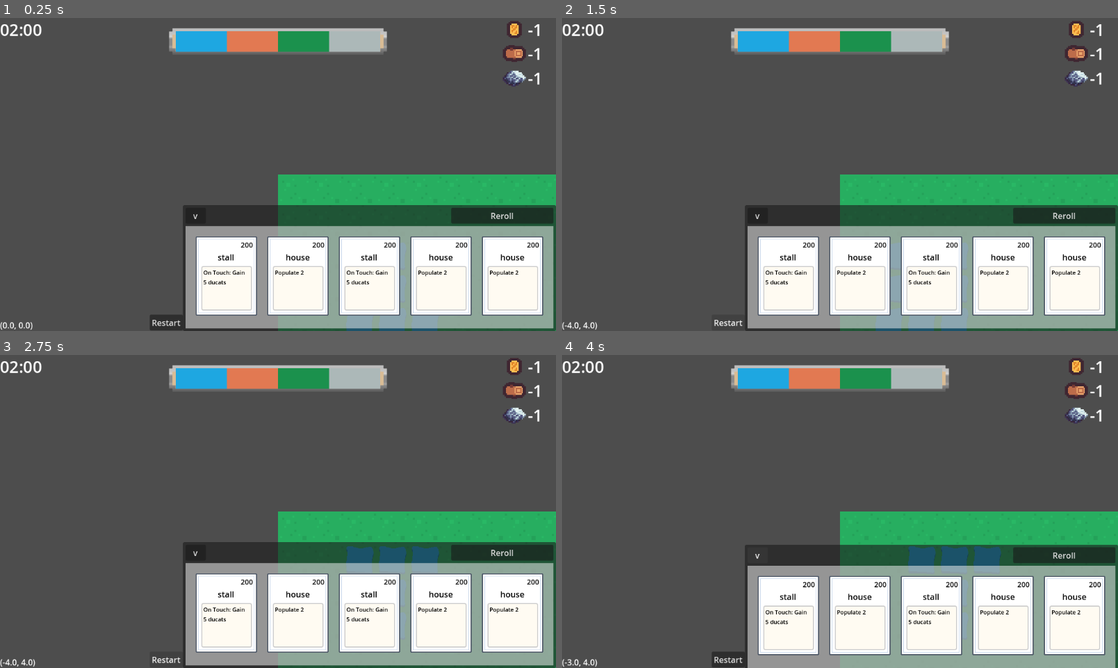
Above: before the commit, frames 1-4 (two rows, left to right).
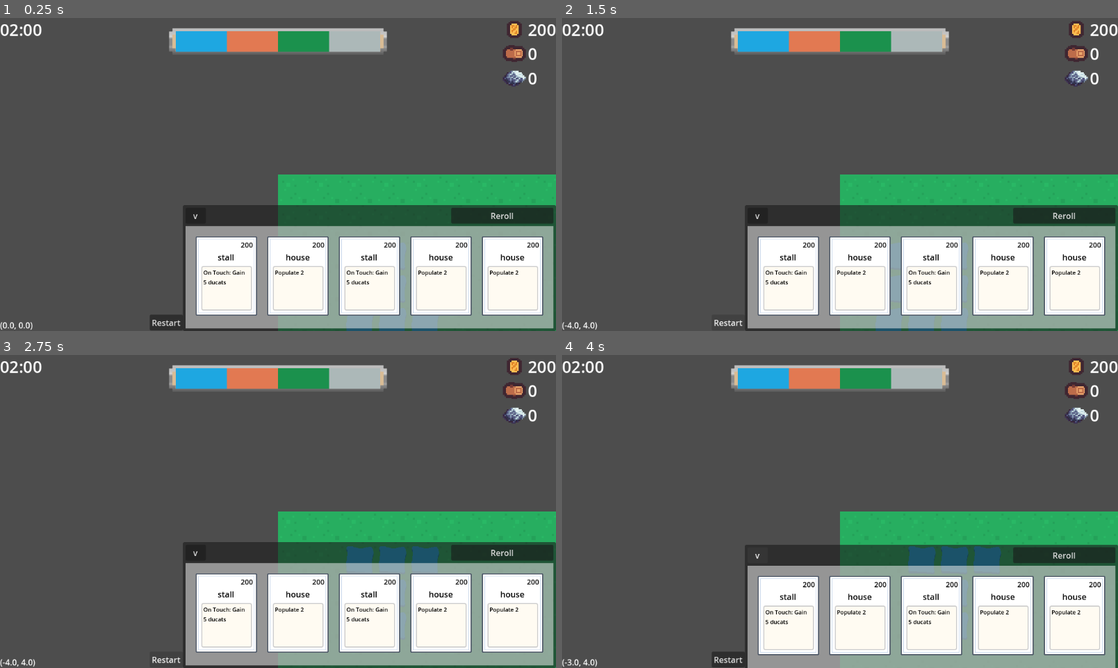
Above: after the commit, the same moments.

Repository: KieranGliver/first-to-bleed
Game: Godot game, scene res://scenes/gm.tscn
Two runs of this game, one before a commit and one after it. Both use one fixed random seed, a clock stepped at 60 frames per second and the inputs below. This scene is started directly instead of the project's main scene.
Inputs:
- Up to frame 1 (0.25 s): no input
- Up to frame 2 (1.5 s): click "Restart" at 0.5 s; click "Restart" at 1.25 s
- Up to frame 3 (2.75 s): click "Restart" at 2 s
- Up to frame 4 (4 s): click "v" at 2.75 s; click "^" at 3.5 s

The runs differ from the first frame. In frame 1, 0.2% of the frame differs, in the area x 95-100%, y 2-22%; in frame 2, 0.2%; in frame 3, 0.2%; in frame 4, 0.2%.
Error in both runs: Attempt to call function 'list_dir_begin' in base 'null instance' on a null instance. (res://Scripts/Autoload/file_explorer.gd:8)

Commit message:
Large game update

Diff:
--- a/scenes/store.tscn
+++ b/scenes/store.tscn
@@ -49,18 +49,21 @@
 layout_mode = 2
 size_flags_horizontal = 3
 focus_mode = 0
+autowrap_mode = 3
 script = ExtResource("2_lkwxl")
 
 [node name="ShopButton2" type="Button" parent="CanvasLayer/UI/MarginContainer/VBoxContainer/HBoxContainer"]
 layout_mode = 2
 size_flags_horizontal = 3
 focus_mode = 0
+autowrap_mode = 3
 script = ExtResource("2_lkwxl")
 
 [node name="ShopButton3" type="Button" parent="CanvasLayer/UI/MarginContainer/VBoxContainer/HBoxContainer"]
 layout_mode = 2
 size_flags_horizontal = 3
 focus_mode = 0
+autowrap_mode = 3
 script = ExtResource("2_lkwxl")
 
 [node name="Reroll" type="Button" parent="CanvasLayer/UI/MarginContainer/VBoxContainer"]
--- a/scripts/Buildings/building.gd
+++ b/scripts/Buildings/building.gd
@@ -22,7 +22,7 @@
 func _ready() -> void:
 	map_manager.update_connections(self)
 	if data.keywords.has(Data.BuildingKeyword.POPULATE):
-		var coords = map_manager.local_to_map(map_manager.to_local(global_position))
+		coords = map_manager.local_to_map(map_manager.to_local(global_position))
 		map_manager.spawn_pleb(coords, team, pop_val)
 	if data.keywords.has(Data.BuildingKeyword.CONCRETE):
 		max_health += 5
@@ -34,11 +34,11 @@
 	pass
 
 
-func _on_touch(pleb: Pleb) -> void:
+func _on_touch(_pleb: Pleb) -> void:
 	pass
 
 
-func _on_attack(pleb: Node) -> void:
+func _on_attack(_pleb: Node) -> void:
 	take_damage()
 
 
@@ -50,11 +50,11 @@
 	pass
 
 
-func _apply_group_effect(group: Array[Building]) -> void:
+func _apply_group_effect(_group: Array[Building]) -> void:
 	pass
 
 
-func _remove_group_effect(group: Array[Building]) -> void:
+func _remove_group_effect(_group: Array[Building]) -> void:
 	pass
 
 
@@ -80,7 +80,6 @@
 
 
 func fire_projectiles(quant: int, radius: int, time: float = 3.0, max_height: float = 50.0):
-	var coords = Vector2(map_manager.local_to_map(map_manager.to_local(global_position)))
 	var arr: Array[Vector2] = []
 	var d_radius = radius + range_bonus
 	for dx in range(-d_radius, d_radius + 1):
--- a/scripts/MapManager/map_manager.gd
+++ b/scripts/MapManager/map_manager.gd
@@ -80,19 +80,19 @@
 	return building_instance
 
 
-func spawn_yield(coords: Vector2, name: String = 'yield') -> void:
+func spawn_yield(coords: Vector2, yield_name: String = 'yield') -> void:
 	if yield_map.keys().has(coords):
 		yield_map.erase(coords)
 	var tile_position: Vector2 = Vector2(coords) * TILE_SIZE
-	var yield_instance = map.yield_layer.spawn(self, tile_position, name)
+	var yield_instance = map.yield_layer.spawn(self, tile_position, yield_name)
 	if yield_instance:
 		yield_map[coords] = yield_instance
 
 
-func spawn_pleb(coords: Vector2, team: int = 0, quant: int = 1, name: String = 'pleb') -> void:
+func spawn_pleb(coords: Vector2, team: int = 0, quant: int = 1, pleb_name: String = 'pleb') -> void:
 	for i in range(quant):
 		var tile_position: Vector2 = Vector2(coords) * TILE_SIZE
-		var pleb_instance = map.pleb_layer.spawn(self, tile_position, name, team)
+		var pleb_instance = map.pleb_layer.spawn(self, tile_position, pleb_name, team)
 
 
 func destroy_pleb(team: int = 0, quant: int = 1, _name: String = 'pleb') -> void:
--- a/scripts/autoload/API_manager.gd
+++ b/scripts/autoload/API_manager.gd
@@ -7,7 +7,7 @@
 
 func post(endpoint: String, data: Dictionary) -> void:
 	var url = BASE_URL + endpoint
-	var json_body = JSON.new().stringify(data)
+	var json_body = JSON.stringify(data)
 	var headers = [
 		"Content-Type: application/json",
 		"X-API-Key: " + API_KEY
@@ -22,7 +22,7 @@
 		request_node.queue_free()
 		request_completed.emit(false, 0, "Failed to start request")
 
-func _on_temp_request_completed(result, response_code, headers, body, request_node):
+func _on_temp_request_completed(_result, response_code, _headers, body, request_node):
 	remove_child(request_node)
 	request_node.queue_free()
 
--- a/scripts/game_manager.gd
+++ b/scripts/game_manager.gd
@@ -118,12 +118,15 @@
 	for i in range(4):
 		map_manager.init_team(i, start_pos[i])
 
+	add_ducats(0)
+	add_wood(0)
+	add_stone(0)
 	timestamp()
 
 
 func get_segmented_timestamp() -> float:
-	var timestamp = timer.time_length - timer.remaining_time
-	return floor(timestamp / TIMELINE_INTERVAL) * TIMELINE_INTERVAL
+	var ts = timer.time_length - timer.remaining_time
+	return floor(ts / TIMELINE_INTERVAL) * TIMELINE_INTERVAL
 
 
 func timestamp():
--- a/scripts/spawner.gd
+++ b/scripts/spawner.gd
@@ -18,7 +18,7 @@
 				names.append(scene_name)
 
 
-func spawn(map_manager: MapManager, local_pos: Vector2, scene_name: String, team: int = 0, pre_ready: Callable = func(n: Node): return ) -> Node:
+func spawn(map_manager: MapManager, local_pos: Vector2, scene_name: String, team: int = 0, pre_ready: Callable = func(_n: Node): return ) -> Node:
 	if scenes.has(scene_name):
 		var instance = scenes[scene_name].instantiate()
 		instance.global_position = local_pos
--- a/scripts/ui/build_cursor.gd
+++ b/scripts/ui/build_cursor.gd
@@ -28,5 +28,5 @@
 			Direction.WEST:
 				rotation = -PI / 2
 
-func _process(delta: float) -> void:
+func _process(_delta: float) -> void:
 	position = Vector2(32, 32) + Vector2(map_manager.local_to_map(map_manager.to_local(get_global_mouse_position()))) * map_manager.TILE_SIZE
--- a/scripts/ui/card_ui.gd
+++ b/scripts/ui/card_ui.gd
@@ -27,7 +27,7 @@
 	pos_target = origin
 
 
-func _process(delta):
+func _process(_delta):
 		if state == PICKED:
 			pos_target = get_parent().get_local_mouse_position()
 
@@ -49,13 +49,13 @@
 				place()
 
 
-func _on_area_2d_mouse_down(event: InputEventMouseButton) -> void:
+func _on_area_2d_mouse_down(_event: InputEventMouseButton) -> void:
 	if mode == "GAMEPLAY":
 		pick()
 		card_selected.emit(card_data, (origin.x - 20)/140)
 
 
-func _on_area_2d_drag(event: InputEventMouseMotion) -> void:
+func _on_area_2d_drag(_event: InputEventMouseMotion) -> void:
 	if mode == "GAMEPLAY":
 		visible = false
 
--- a/scripts/ui/line_graph.gd
+++ b/scripts/ui/line_graph.gd
@@ -157,7 +157,7 @@
 
 
 func update_size():
-	size = Vector2(left_margin + graph_width + right_margin, top_margin + graph_height + bot_margin)
+	set_deferred("size", Vector2(left_margin + graph_width + right_margin, top_margin + graph_height + bot_margin))
 	update_graph()
 
 
--- a/scripts/ui/popup_manager.gd
+++ b/scripts/ui/popup_manager.gd
@@ -13,7 +13,7 @@
 var hover_coords: Vector2i
 var popup: BuildingPopup
 
-func _process(delta: float) -> void:
+func _process(_delta: float) -> void:
 	if gm and gm.running:
 		var local_position = gm.get_local_mouse_position()
 		var new_coords = gm.map_manager.local_to_map(local_position)
--- a/scripts/ui/team_stats.gd
+++ b/scripts/ui/team_stats.gd
@@ -36,7 +36,7 @@
 		bg_colour = value
 		panel.add_theme_stylebox_override("panel", colour_resource[value])
 
-var colour_resource = [load("res://Resources/blue.tres"), load("res://Resources/red.tres"), load("res://Resources/green.tres"), load("res://Resources/grey.tres")]
+var colour_resource = [load("res://Resources/Colour/blue.tres"), load("res://Resources/Colour/red.tres"), load("res://Resources/Colour/green.tres"), load("res://Resources/Colour/grey.tres")]
 
 func _ready() -> void:
 	tile_box.title = 'Total Tiles:'
--- a/scripts/ui/timeline.gd
+++ b/scripts/ui/timeline.gd
@@ -6,7 +6,6 @@
 @onready var line_graph: LineGraph = $VBoxContainer/LineGraphContainer/LineGraph
 
 func update_line_graph(data: Array[Dictionary]) -> void:
-	var x_interval := 30.0
 	var max_time := gm.timer.time_length
 	line_graph.min_x = 0
 	line_graph.max_x = max_time
--- a/scripts/yield.gd
+++ b/scripts/yield.gd
@@ -24,7 +24,7 @@
 	if current_health <= 0:
 		map_manager.destroy_yield(self)
 
-func _on_attack(pleb: Node) -> void:
+func _on_attack(_pleb: Node) -> void:
 	var i = max_health - current_health
 	if gold.size() > i:
 		gm.add_ducats(gold[i])
